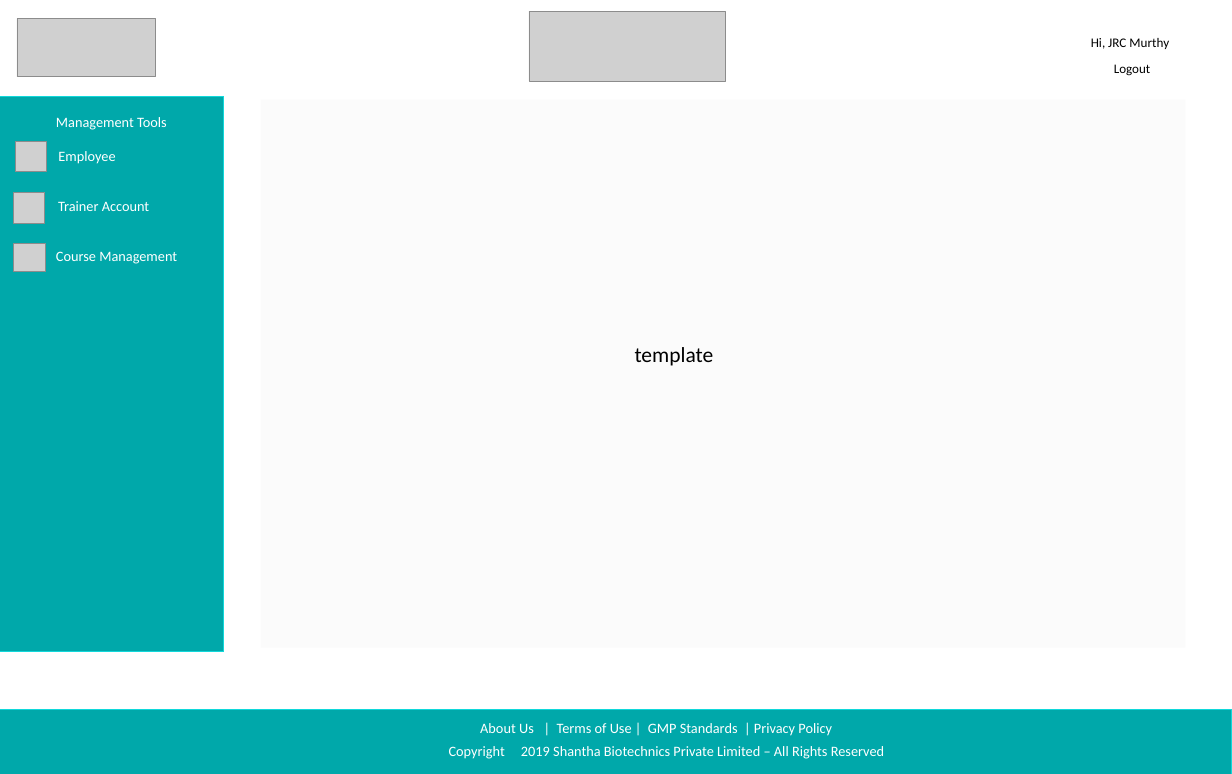
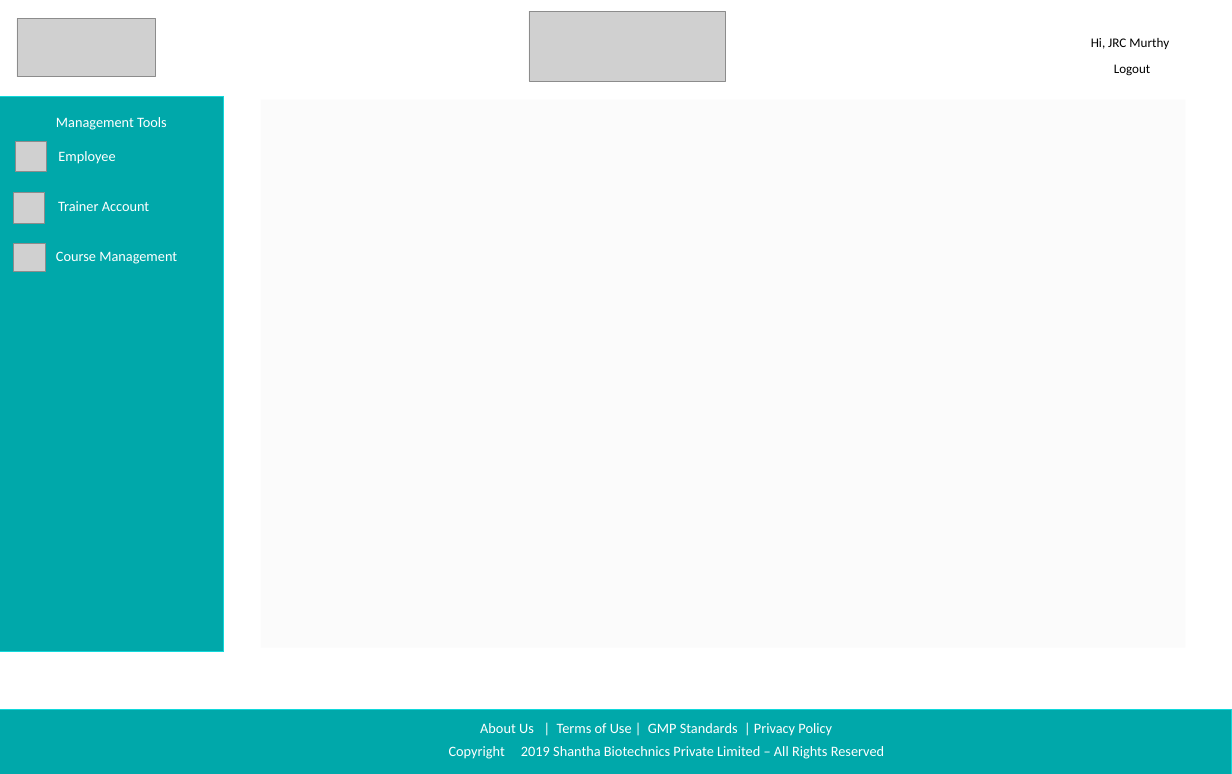
Before and after one commit to sarthakbhutani/Shantha_sih2019, a slide deck: slide 13 of Documentation/Screen Designs/Shanta Sanofi Screen Designs.pptx. Drawn at 1232x774 pixels with LibreOffice and Linux fonts; fonts in the diff are those of the drawing; grey boxes stand for pictures; background and template pictures are left out. Boxes give left, top, right and bottom in pixels: in the first picture for what was removed or moved away, otherwise in the second. Text is boxed around its words. In the diff, an @@ line names an element or a change of style, - is before the commit and + after.

```diff
--- a/Documentation/Screen Designs/Shanta Sanofi Screen Designs.pptx
+++ b/Documentation/Screen Designs/Shanta Sanofi Screen Designs.pptx
@@ text removed at [635,347,714,366] @@
-template
```
Also in this commit, not shown: 1 other slide changed, 1 slide removed.
